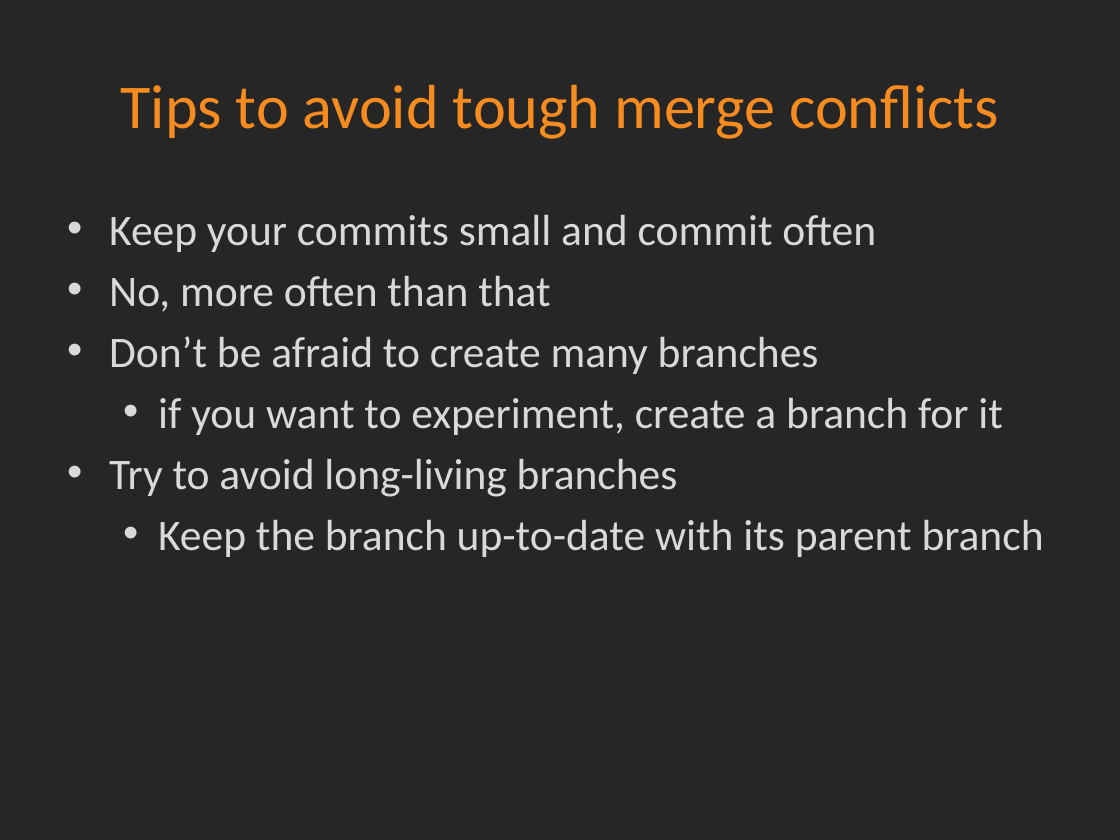
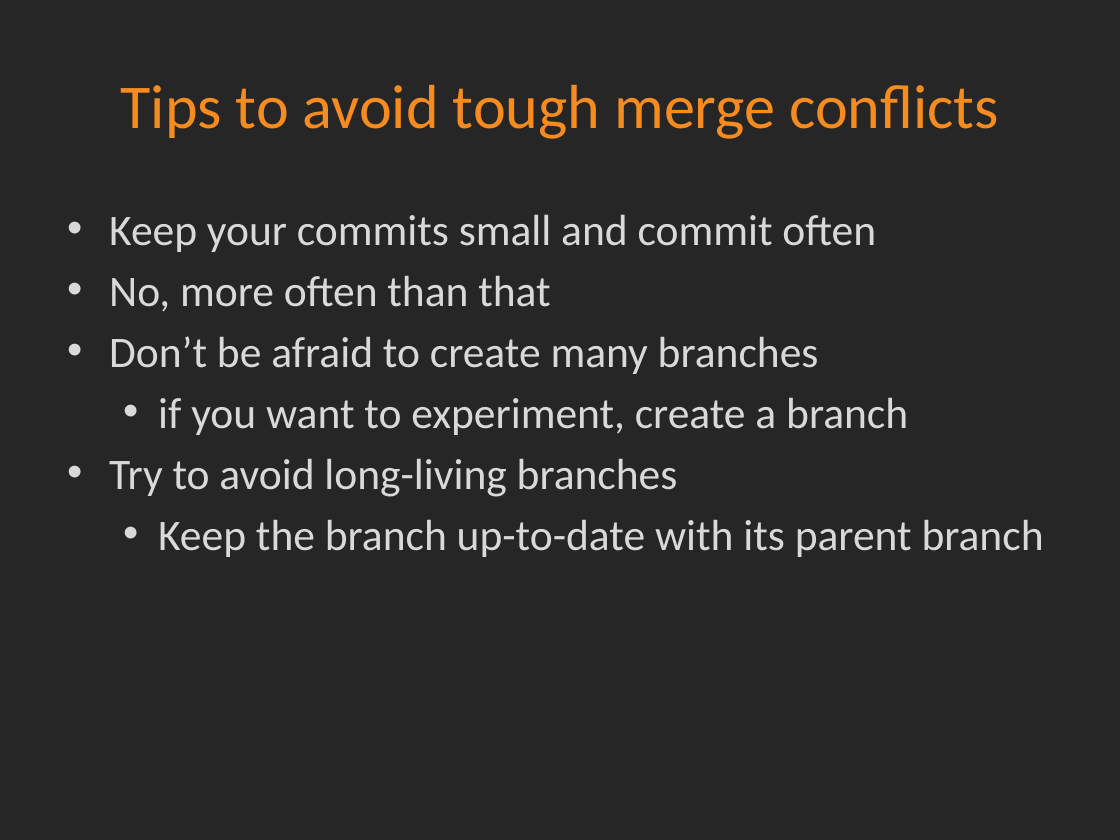
Before and after one commit to ActiveSolution/introduction-to-git, a slide deck: slide 13 of slides/Introduction to git.pptx. Drawn at 1120x840 pixels with LibreOffice and Linux fonts; fonts in the diff are those of the drawing; background and template pictures are left out. Boxes give left, top, right and bottom in pixels: in the first picture for what was removed or moved away, otherwise in the second. Text is boxed around its words. In the diff, an @@ line names an element or a change of style, - is before the commit and + after.

```diff
--- a/slides/Introduction to git.pptx
+++ b/slides/Introduction to git.pptx
@@ text at [158, 397, 908, 435]: text changed @@
-  • if you want to experiment, create a branch for it
+  • if you want to experiment, create a branch
```
Also in this commit, not shown: 2 other slides changed.
